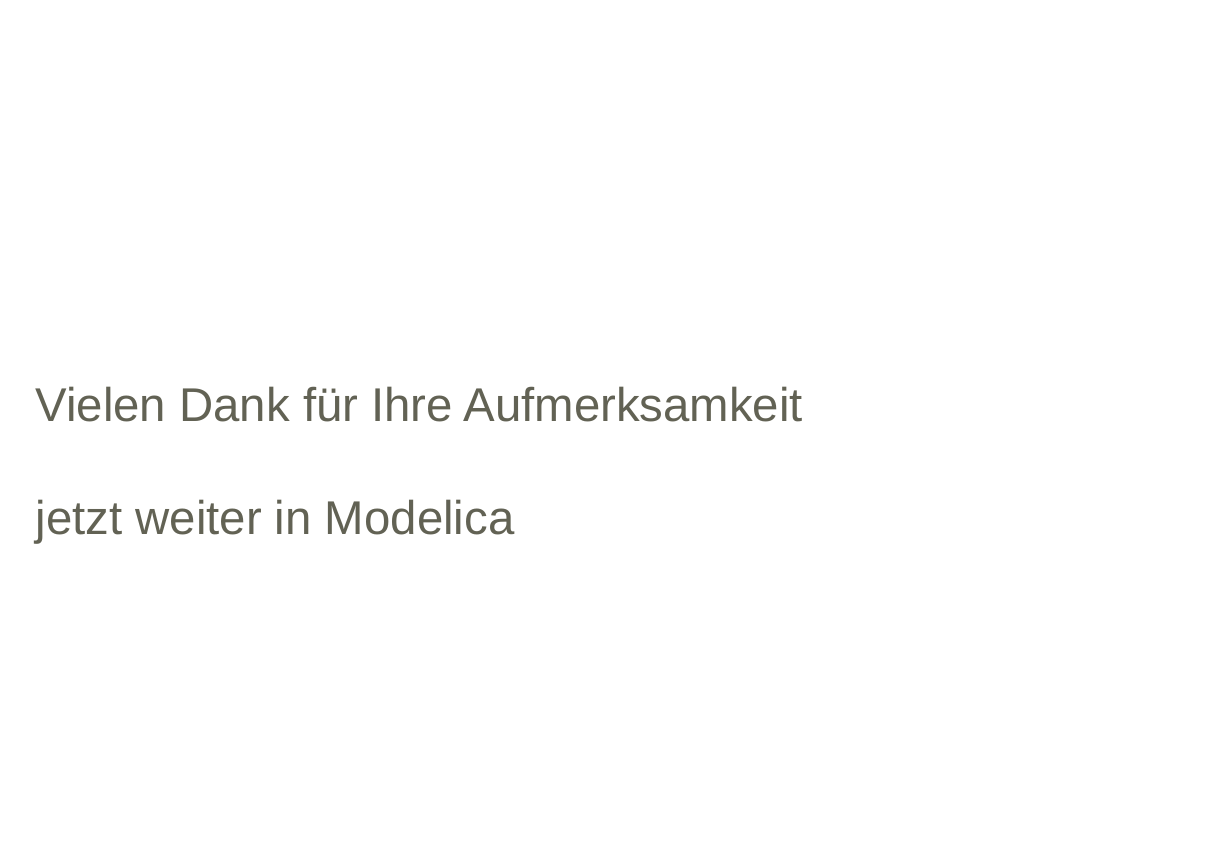
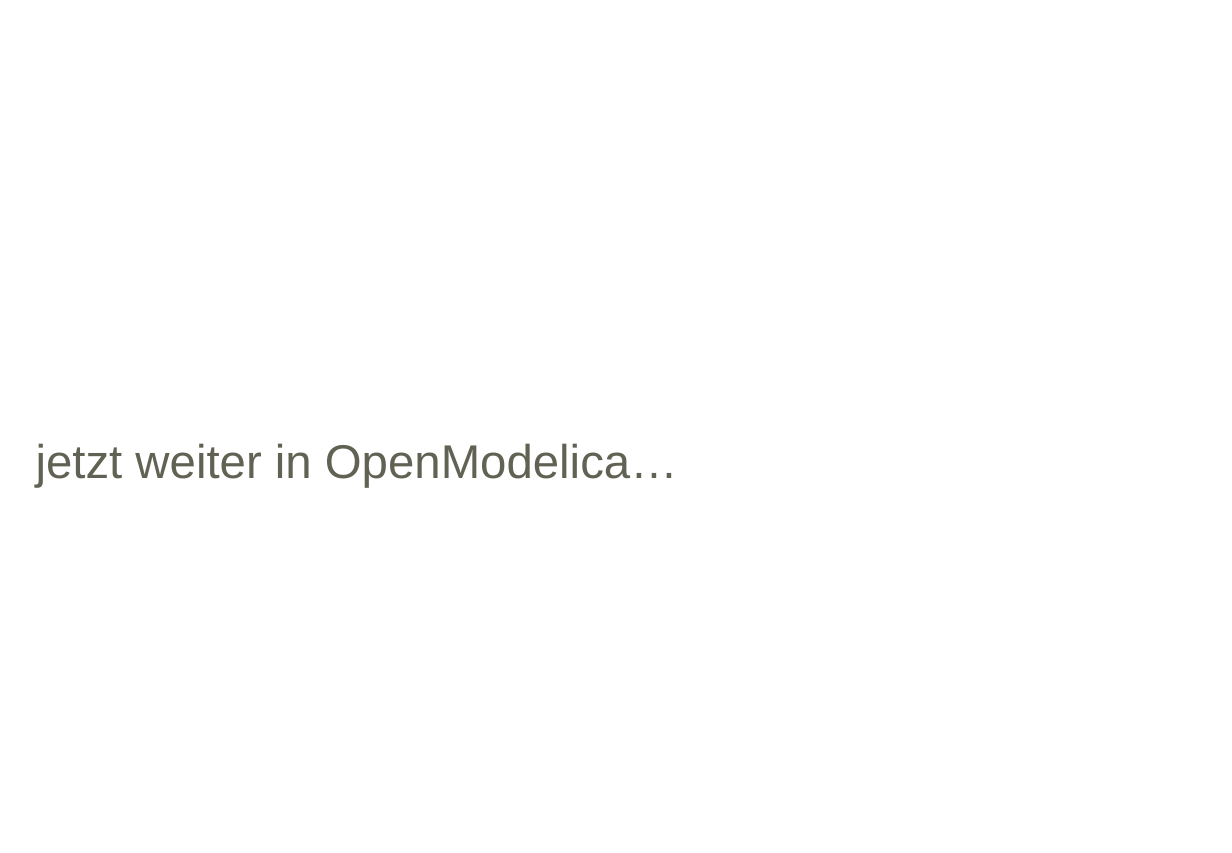
Before and after one commit to HeikoBielik/gewXhouse, a slide deck: slide 8 of Modelica WS 18_19_V3_edited_by_harry.pptx (slide 7 before the commit). Drawn at 1232x853 pixels with LibreOffice and Linux fonts; fonts in the diff are those of the drawing; background and template pictures are left out. Boxes give left, top, right and bottom in pixels: in the first picture for what was removed or moved away, otherwise in the second. Text is boxed around its words. In the diff, an @@ line names an element or a change of style, - is before the commit and + after.

```diff
--- a/Modelica WS 18_19_V3_edited_by_harry.pptx
+++ b/Modelica WS 18_19_V3_edited_by_harry.pptx
@@ text at [36,443,678,487]: text changed @@
-Vielen Dank für Ihre Aufmerksamkeit
-jetzt weiter in Modelica
+jetzt weiter in OpenModelica…
```
Also in this commit, not shown: 3 other slides changed, 3 slides added, 4 slides removed.
